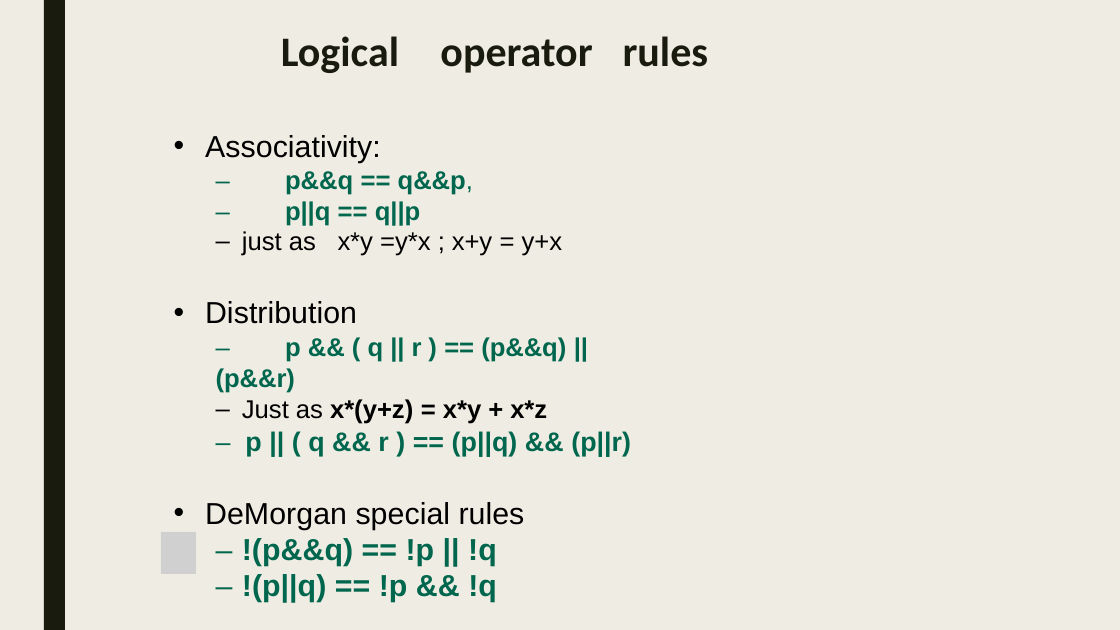
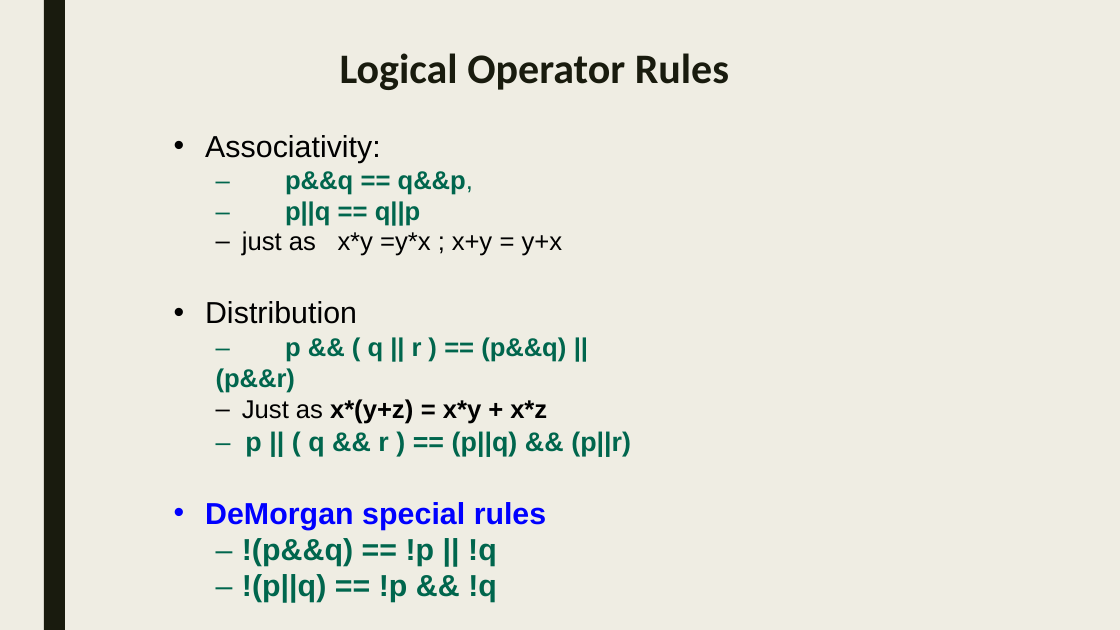
Before and after one commit to sayyidkhan/web_intro_2022, a slide deck: slide 7 of ppt/3_Logic Algo.pptx (slide 6 before the commit). Drawn at 1120x630 pixels with LibreOffice and Linux fonts; fonts in the diff are those of the drawing; grey boxes stand for pictures. Boxes give left, top, right and bottom in pixels: in the first picture for what was removed or moved away, otherwise in the second. Text is boxed around its words. In the diff, an @@ line names an element or a change of style, - is before the commit and + after.

```diff
--- a/ppt/3_Logic Algo.pptx
+++ b/ppt/3_Logic Algo.pptx
@@ title at <box>340,53,729,90</box>: text changed @@
-Logical operator rules
+Logical Operator Rules
@@ text at <box>205,502,546,530</box>: text colour #000000 to #0000FF, bold on in "DeMorgan special rules" @@
@@ picture removed at <box>161,532,197,574</box> @@
```
Also in this commit, not shown: 7 other slides changed, 3 slides added, 44 slides removed, 7 other files.
